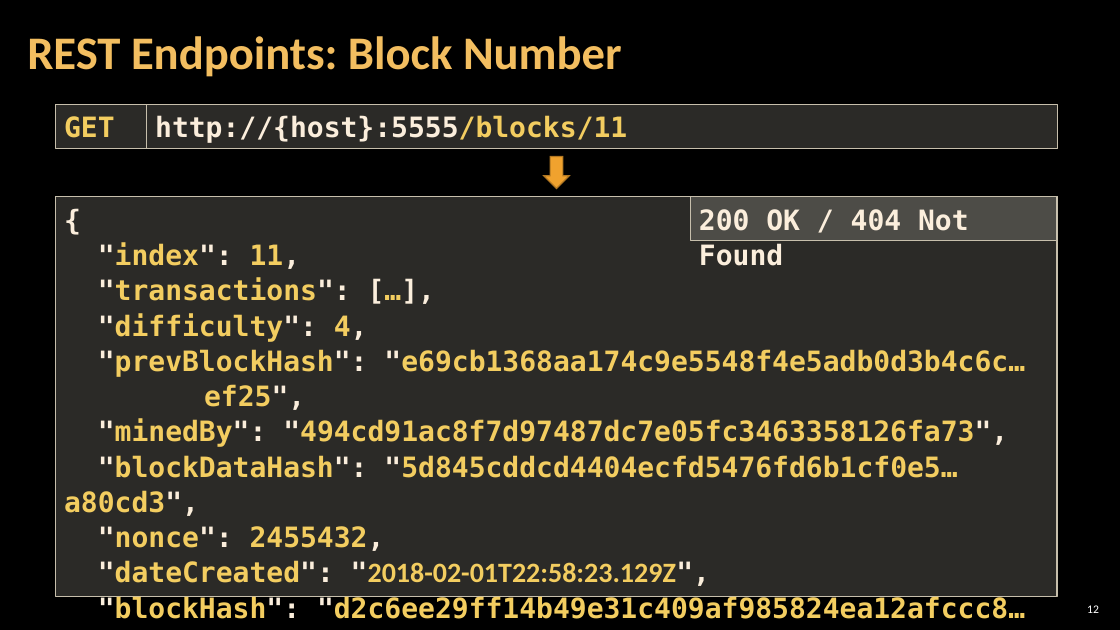
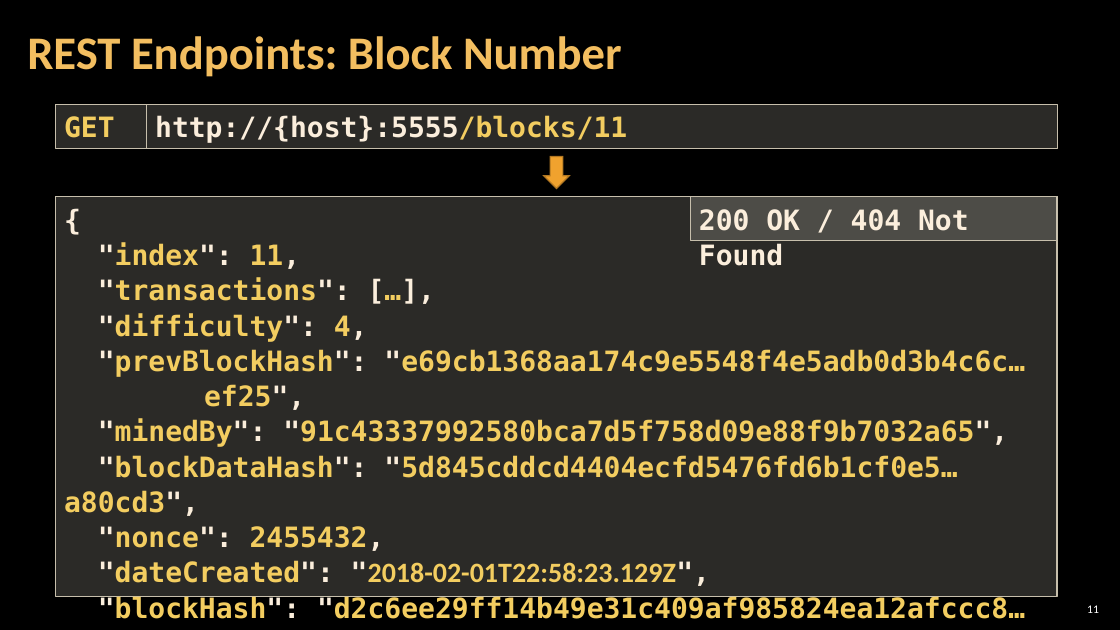
Before and after one commit to MrPIvanov/SoftUni, a slide deck: slide 11 of Bonus Courses/01-Blockchain Dev Camp/06-REVIEW OF THE WEEK #1/4. Build-a-Blockchain.pptx (slide 12 before the commit). Drawn at 1120x630 pixels with LibreOffice and Linux fonts; fonts in the diff are those of the drawing; background and template pictures are left out. Boxes give left, top, right and bottom in pixels: in the first picture for what was removed or moved away, otherwise in the second. Text is boxed around its words. In the diff, an @@ line names an element or a change of style, - is before the commit and + after.

```diff
--- a/Bonus Courses/01-Blockchain Dev Camp/06-REVIEW OF THE WEEK #1/4. Build-a-Blockchain.pptx
+++ b/Bonus Courses/01-Blockchain Dev Camp/06-REVIEW OF THE WEEK #1/4. Build-a-Blockchain.pptx
@@ text in rectangle at <box>98,419,1008,447</box>: text changed @@
-"minedBy": "494cd91ac8f7d97487dc7e05fc3463358126fa73",
+"minedBy": "91c43337992580bca7d5f758d09e88f9b7032a65",
@@ page number at <box>1087,605,1099,613</box>: text changed @@
-12
+11
```
Also in this commit, not shown: 10 other slides changed, 10 slides added, 3 slides removed, 34 other files.
